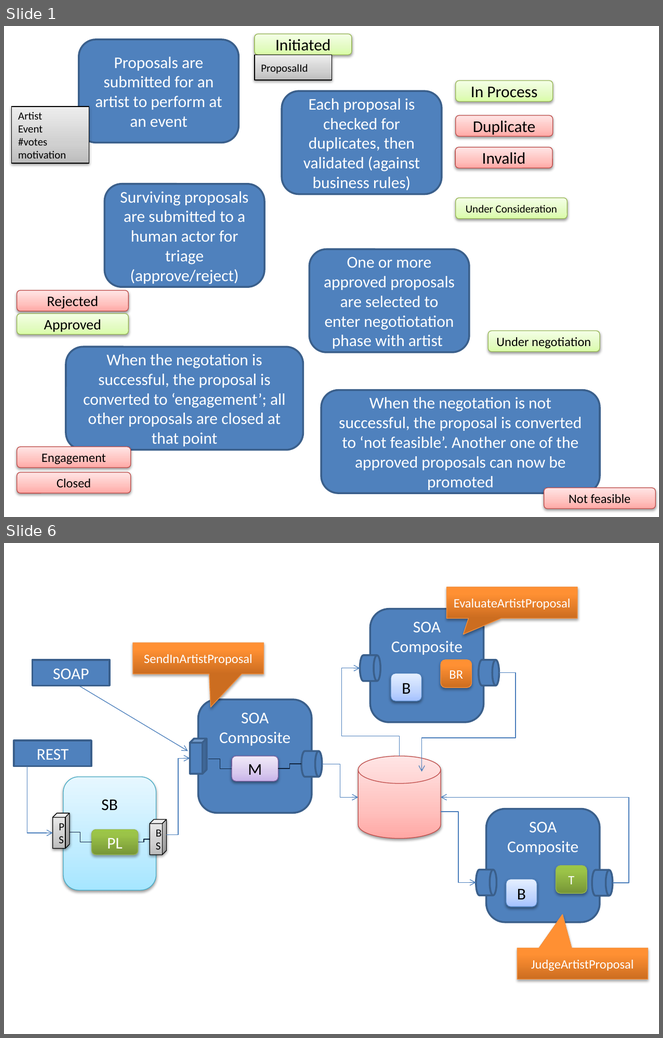
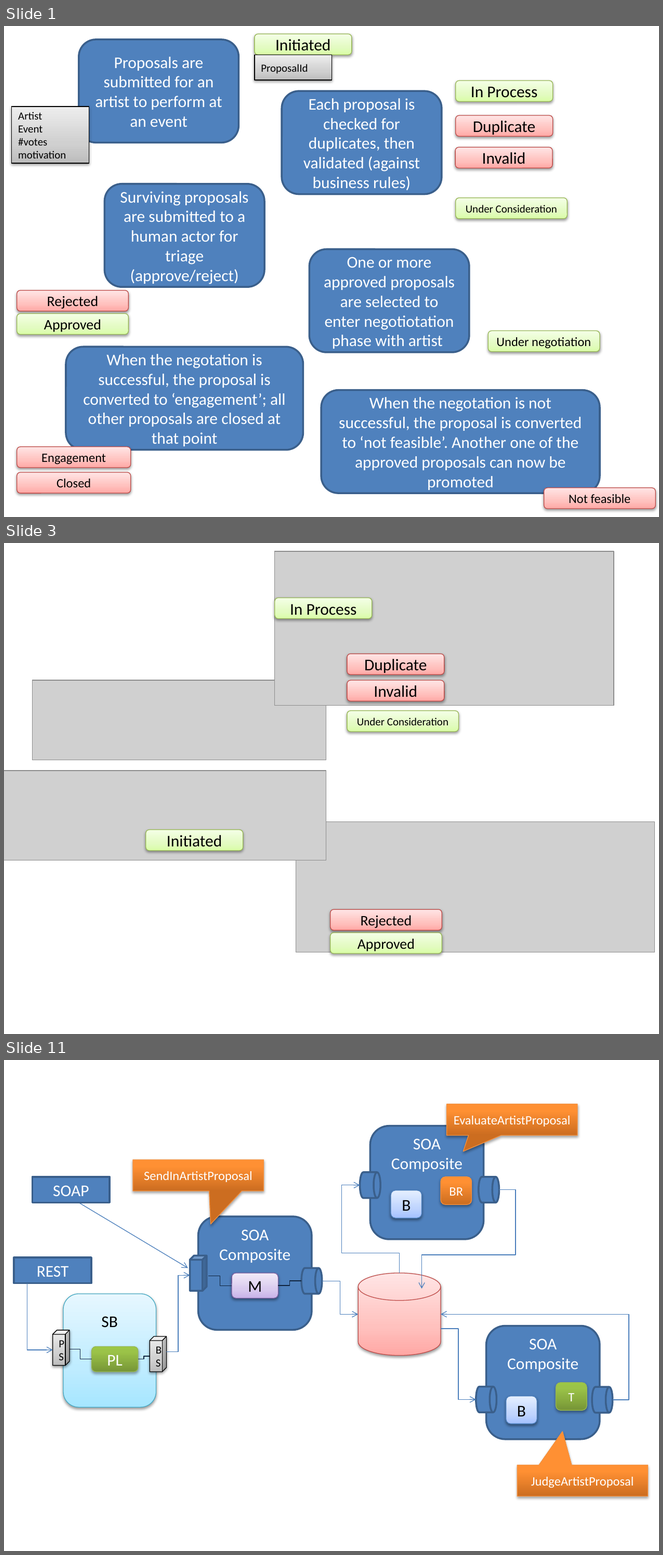
Before and after one commit to lucasjellema/insight-demo-valencia, a slide deck: ofmw-forum2016-insight-valencia-demo.pptx. Shown one above the other, each under a label of ours: slides 1 and 6 before the commit, slides 1, 3 and 11 after it; the slides between them are not shown. The pictures are 663x1038 and 663x1555 pixels, drawn with LibreOffice and Linux fonts; fonts in the diff are those of the drawing; grey boxes stand for pictures. Boxes give left, top, right and bottom in pixels: in the first picture for what was removed or moved away, otherwise in the second. Text is boxed around its words. In the diff, an @@ line names an element or a change of style, - is before the commit and + after.

```diff
--- a/ofmw-forum2016-insight-valencia-demo.pptx
+++ b/ofmw-forum2016-insight-valencia-demo.pptx
@@ slide 3 added at [4, 543, 659, 1034], background #FFFFFF @@
@@ picture added at [274, 551, 614, 705] @@
@@ rounded rectangle added at [274, 598, 372, 619], fill gradient #DAFDA7 to #E4FCC2 to #F5FFE7, outline #98B955 0.75 pt, 18 pt, text #000000 @@
+In Process
@@ rounded rectangle added at [347, 654, 444, 675], fill gradient #FFA6A5 to #FFC0BF to #FFE7E7, outline #BF4C48 0.75 pt, 18 pt, text #000000 @@
+Duplicate
@@ picture added at [32, 681, 326, 760] @@
@@ rounded rectangle added at [347, 681, 444, 702], fill gradient #FFA6A5 to #FFC0BF to #FFE7E7, outline #BF4C48 0.75 pt, 18 pt, text #000000 @@
+Invalid
@@ rounded rectangle added at [347, 711, 458, 732], fill gradient #DAFDA7 to #E4FCC2 to #F5FFE7, outline #98B955 0.75 pt, 12 pt, text #000000 @@
+Under Consideration
@@ picture added at [4, 771, 326, 861] @@
@@ picture added at [296, 822, 655, 953] @@
@@ rounded rectangle added at [146, 830, 243, 851], fill gradient #DAFDA7 to #E4FCC2 to #F5FFE7, outline #98B955 0.75 pt, 18 pt, text #000000 @@
+Initiated
@@ rounded rectangle added at [330, 910, 442, 931], fill gradient #FFA6A5 to #FFC0BF to #FFE7E7, outline #BF4C48 0.75 pt, 16 pt, text #000000 @@
+Rejected
@@ rounded rectangle added at [330, 933, 442, 954], fill gradient #DAFDA7 to #E4FCC2 to #F5FFE7, outline #98B955 0.75 pt, 16 pt, text #000000 @@
+Approved
@@ what was slide 6 is now slide 11 @@
```
Also in this commit, not shown: 1 slide changed, 8 other slides added, 3 slides removed, 31 other files.
